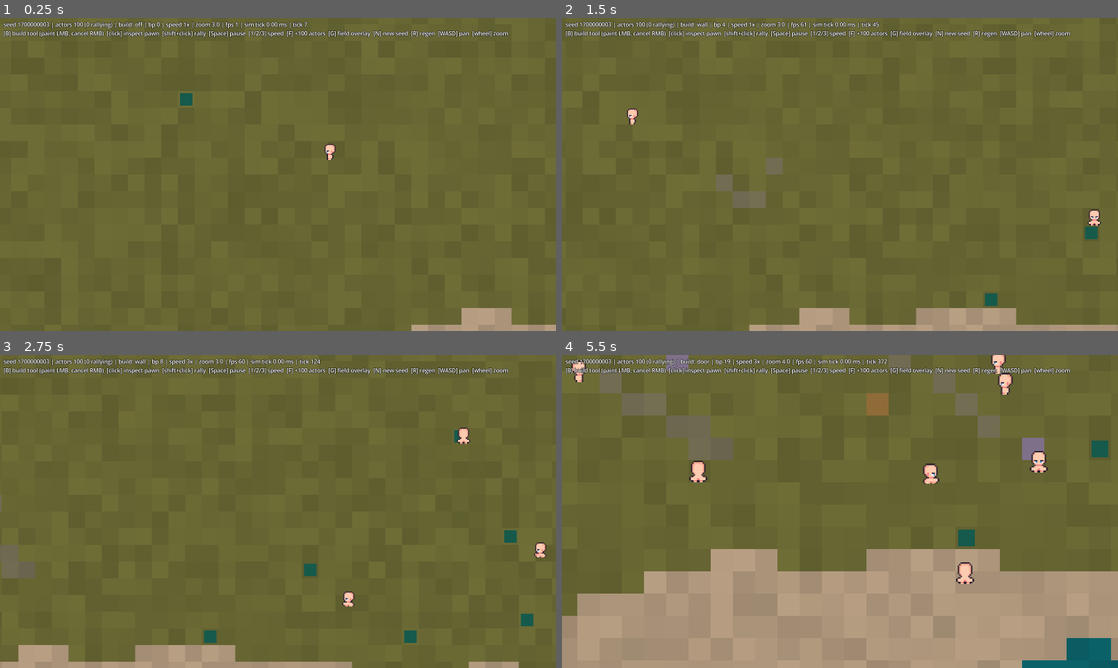
Above: before the commit, frames 1-4 (two rows, left to right).
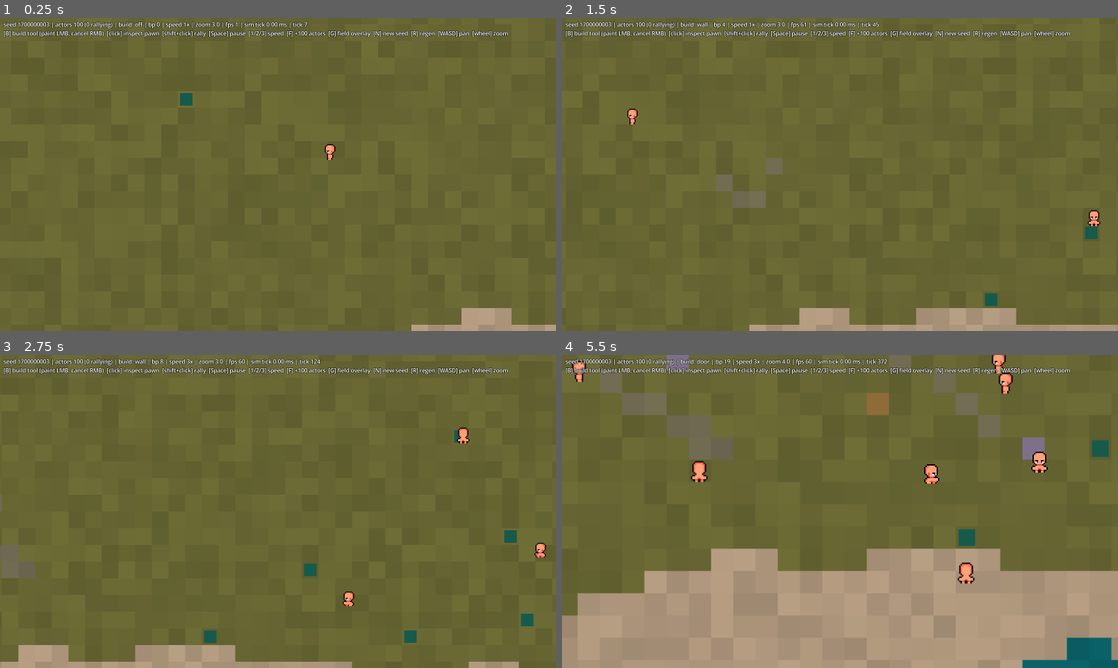
Above: after the commit, the same moments.

Repository: young-steveo/colony-sim
Game: Godot game, scene res://game/main.tscn
Two runs of this game, one before a commit and one after it. Both use one fixed random seed, a clock stepped at 60 frames per second and the inputs below.
Inputs (mouse positions are in pixels of both pictures, inside the frame that each line leads up to):
- Up to frame 1 (0.25 s): no input
- Up to frame 2 (1.5 s): move the mouse to (962, 158) at 0.52 s; hold D (pan_right) 0.53-1.25 s; hold B (build_tool) 0.53-1.25 s; click (962, 158) at 0.67 s; drag from (728, 190) to (812, 237) at 1.27 s
- Up to frame 3 (2.75 s): move the mouse to (333, 442) at 2.02 s; hold D (pan_right) from 2.03 s (still down); hold 2 (sim_speed_2) from 2.03 s (still down)
- Up to frame 4 (5.5 s): release D (pan_right) at 2.75 s; release 2 (sim_speed_2) at 2.75 s; drag from (812, 574) to (673, 464) at 2.77 s; move the mouse to (1006, 558) at 3.52 s; hold A (pan_left) 3.53-4.25 s; hold Mouse wheel up (zoom_in) 3.53-4.25 s; drag from (673, 464) to (756, 433) at 4.27 s; move the mouse to (867, 511) at 5.02 s; hold S (pan_down) from 5.03 s (still down); hold B (build_tool) from 5.03 s (still down); click (867, 511) at 5.17 s

The runs differ from the first frame. In frame 1, less than 0.1% of the frame differs, in the area x 58-61%, y 40-46%; in frame 2, 0.2%; in frame 3, 0.3%; in frame 4, 1.5%, in the area x 0-100%, y 0-100%.

Commit message:
Fix inset resampling bug (the thick-line mixel); screen-pixel snapping
The half-texel UV inset remapped 16 texels into a 15-texel span —
in-sprite resampling that doubled a pixel row every ~15px, most visible
as the side-walk head bob rendering 2px thick. Bleed protection is now
a fragment clamp (edge samples stay in-cell, interior mapping exactly
1:1). Actors and camera snap to the screen-pixel grid instead of whole
world pixels: texels stay uniform, motion steps 1 screen px — smooth
to the eye, no more chunky pops.

Co-Authored-By: Claude Fable 5 <noreply@anthropic.com>

Diff:
--- a/game/main.gd
+++ b/game/main.gd
@@ -181,7 +181,7 @@
 			avg_tick_ms = ms if avg_tick_ms == 0.0 else lerpf(avg_tick_ms, ms, 0.05)
 
 	var alpha := clampf(accumulator / Simulation.TICK_DT, 0.0, 1.0)
-	actor_renderer.sync(sim.actors, alpha)
+	actor_renderer.sync(sim.actors, alpha, cam.zoom.x)
 	bush_renderer.sync(sim.bushes)
 	structure_renderer.sync(sim.world, sim.blueprints)
 	_pan_camera(delta)
@@ -322,14 +322,20 @@
 func _zoom(direction: int) -> void:
 	zoom_idx = clampi(zoom_idx + direction, 0, ZOOM_STEPS.size() - 1)
 	cam.zoom = Vector2.ONE * ZOOM_STEPS[zoom_idx]
+	cam.position = _snap_screen_px(_cam_pos)
 
 
 ## All camera placement goes through here so the continuous pan position
-## stays in sync — the camera itself rides the whole-pixel grid so sprite
-## texels never straddle screen pixels (mixels).
+## stays in sync — the camera rides the screen-pixel grid so texels never
+## straddle screen pixels (mixels), while panning stays visually smooth.
 func _place_camera(pos: Vector2) -> void:
 	_cam_pos = pos
-	cam.position = pos.round()
+	cam.position = _snap_screen_px(pos)
+
+
+func _snap_screen_px(pos: Vector2) -> Vector2:
+	var z := cam.zoom.x
+	return (pos * z).round() / z
 
 
 func _pan_camera(delta: float) -> void:
@@ -337,7 +343,7 @@
 	if dir == Vector2.ZERO:
 		return
 	_cam_pos += dir * PAN_SPEED * delta / cam.zoom.x
-	cam.position = _cam_pos.round()
+	cam.position = _snap_screen_px(_cam_pos)
 
 
 func _update_hud() -> void:
--- a/render/actor_body.gdshader
+++ b/render/actor_body.gdshader
@@ -2,14 +2,23 @@
 // Per-instance frame selection for the actor MultiMesh: INSTANCE_CUSTOM.xy
 // carries the frame's origin in UV space. Frame size is 1/8 x 1/4 of the
 // body sheet (8 columns, 4 rows of 16x16 cells).
+//
+// Sampling stays exactly 1:1 texel-to-quad (no inset remap — that resamples
+// the sprite and doubles pixels). Bleed protection is a clamp instead:
+// edge samples can never leave their own cell.
 
 const vec2 CELL = vec2(0.125, 0.25);
-// Half a texel on the 128x64 sheet: keeps edge samples inside their own
-// frame so neighboring cells never bleed in (the flash-artifact fix).
-const vec2 INSET = vec2(0.5 / 128.0, 0.5 / 64.0);
+const vec2 HALF_TEXEL = vec2(0.5 / 128.0, 0.5 / 64.0);
+
+varying vec2 v_origin;
 
 void vertex() {
+	v_origin = INSTANCE_CUSTOM.xy;
 	// QuadMesh UVs are 3D-native (V up); flip V so frames read upright in 2D.
-	vec2 f = vec2(UV.x, 1.0 - UV.y);
-	UV = INSTANCE_CUSTOM.xy + INSET + f * (CELL - 2.0 * INSET);
+	UV = vec2(UV.x, 1.0 - UV.y) * CELL + v_origin;
 }
+
+void fragment() {
+	vec2 uv = clamp(UV, v_origin + HALF_TEXEL, v_origin + CELL - HALF_TEXEL);
+	COLOR *= texture(TEXTURE, uv);
+}
--- a/render/actor_renderer.gd
+++ b/render/actor_renderer.gd
@@ -56,7 +56,7 @@
 	_last_px = PackedVector2Array()
 
 
-func sync(actors: ActorPool, alpha: float) -> void:
+func sync(actors: ActorPool, alpha: float, zoom: float) -> void:
 	if actors.count > _capacity:
 		_grow(actors)
 	multimesh.visible_instance_count = actors.count
@@ -65,9 +65,11 @@
 	var cell_uv := Vector2(1.0 / SHEET_COLS, 1.0 / SHEET_ROWS)
 	for i: int in actors.count:
 		var p := actors.prev_positions[i].lerp(actors.positions[i], alpha) * px
-		# Snap to whole world pixels: sprite texels stay on the art grid
-		# (no mixels), and frame edges never sample into neighboring cells.
-		multimesh.set_instance_transform_2d(i, Transform2D(0.0, (p + feet_offset).round()))
+		# Snap to the screen-pixel grid (not whole world pixels): texels stay
+		# uniform on screen, while motion steps by one screen pixel — smooth
+		# to the eye instead of chunky world-pixel pops.
+		var snapped := ((p + feet_offset) * zoom).round() / zoom
+		multimesh.set_instance_transform_2d(i, Transform2D(0.0, snapped))
 		var vel := actors.positions[i] - actors.prev_positions[i]
 		var frame := 0
 		if vel.length_squared() > 0.000001:
Not shown, changed: GDD.md
